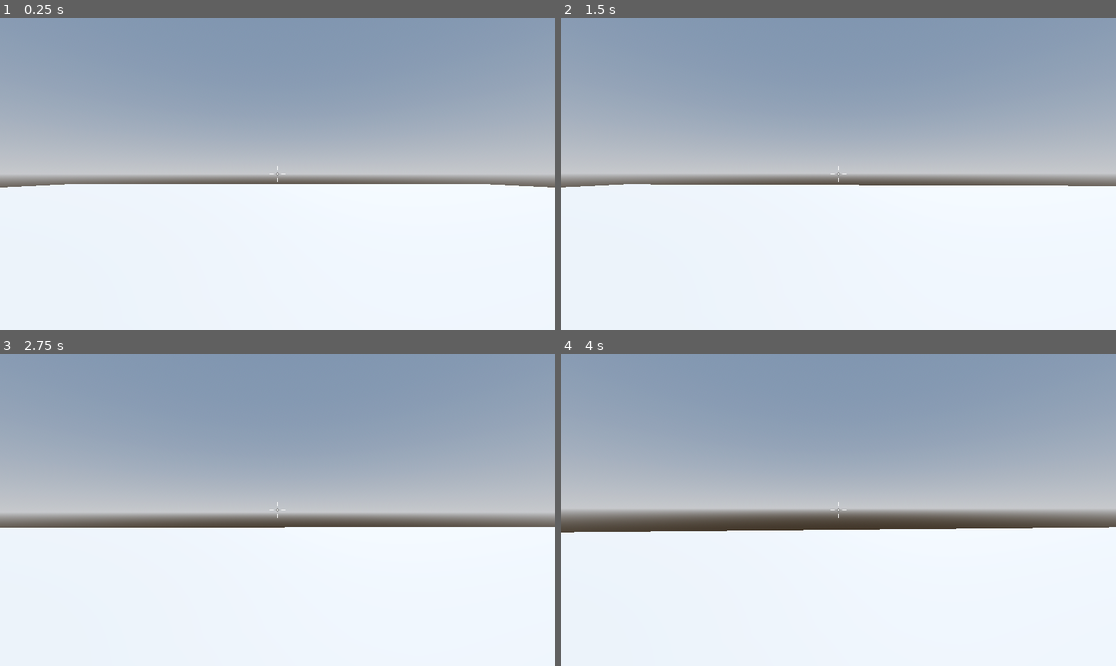
Above: before the commit, frames 1-4 (two rows, left to right).
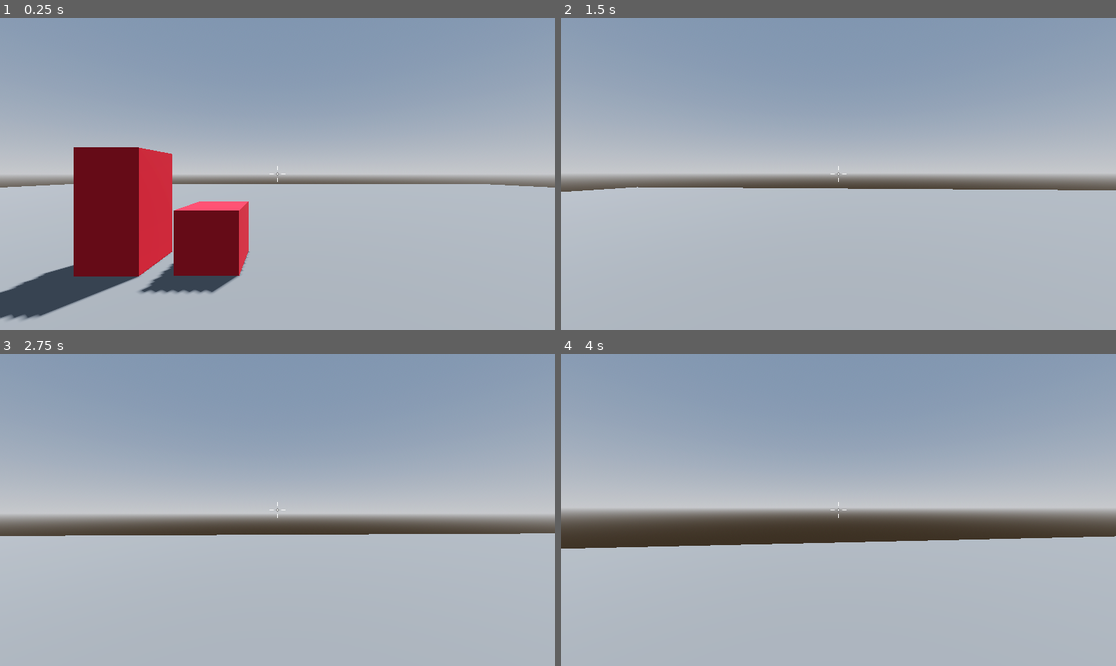
Above: after the commit, the same moments.

Repository: x-sushant-x/FPS-Shooter
Game: Godot game, scene res://Levels/SandBox.tscn
Same seed, same stepped clock (60 frames per second), same inputs: the game is played once before the commit and once after it.
Inputs (mouse positions are in pixels of both pictures, inside the frame that each line leads up to):
- Up to frame 1 (0.25 s): no input
- Up to frame 2 (1.5 s): tap Enter (ui_accept) at 0.5, 0.6, 0.77, 1.07, 1.35 s; move the mouse to (866, 174) at 0.52 s; hold W (move_forward) from 0.53 s (still down); move the mouse to (810, 174) at 1.27 s
- Up to frame 3 (2.75 s): keep holding W (move_forward); tap Enter (ui_accept) at 1.52, 1.82, 2, 2.1 s; move the mouse to (288, 503) at 2.02 s
- Up to frame 4 (4 s): keep holding W (move_forward); move the mouse to (832, 516) at 2.77 s; tap Enter (ui_accept) at 2.85, 3.02, 3.32, 3.6, 3.77 s; move the mouse to (877, 513) at 3.52 s

The runs differ from the first frame. In frame 1, 49% of the frame differs, in the area x 0-100%, y 41-100%; in frame 2, 46%; in frame 3, 44%; in frame 4, 44%.

Commit message:
Smooth Jumping

Diff:
--- a/Levels/SandBox.tscn
+++ b/Levels/SandBox.tscn
@@ -15,6 +15,12 @@
 tonemap_mode = 2
 glow_enabled = true
 
+[sub_resource type="StandardMaterial3D" id="StandardMaterial3D_0sm0g"]
+albedo_color = Color(0.356863, 0.356863, 0.356863, 1)
+
+[sub_resource type="StandardMaterial3D" id="StandardMaterial3D_pss6v"]
+albedo_color = Color(0.682353, 0.0941176, 0.160784, 1)
+
 [node name="Sandbox" type="Node3D"]
 
 [node name="WorldEnvironment" type="WorldEnvironment" parent="."]
@@ -26,7 +32,23 @@
 
 [node name="Floor" type="CSGBox3D" parent="."]
 transform = Transform3D(64, 0, 0, 0, 1, 0, 0, 0, 64, 0, -0.5, 0)
+material_override = SubResource("StandardMaterial3D_0sm0g")
 use_collision = true
 
 [node name="Player" parent="." instance=ExtResource("1_a6p4e")]
 transform = Transform3D(1, 0, 0, 0, 1, 0, 0, 0, 1, 0, 1, 0)
+
+[node name="CSGBox3D2" type="CSGBox3D" parent="."]
+transform = Transform3D(1, 0, 0, 0, 1, 0, 0, 0, 1, -2.62335, 0.5, -3.61207)
+material_override = SubResource("StandardMaterial3D_pss6v")
+use_collision = true
+
+[node name="CSGBox3D3" type="CSGBox3D" parent="."]
+transform = Transform3D(1, 0, 0, 0, 1, 0, 0, 0, 1, -2.62335, 1.46952, -3.61207)
+material_override = SubResource("StandardMaterial3D_pss6v")
+use_collision = true
+
+[node name="CSGBox3D4" type="CSGBox3D" parent="."]
+transform = Transform3D(1, 0, 0, 0, 1, 0, 0, 0, 1, -1.08643, 0.507496, -3.61207)
+material_override = SubResource("StandardMaterial3D_pss6v")
+use_collision = true
--- a/Scenes/Crosshair.gd
+++ b/Scenes/Crosshair.gd
@@ -1,4 +1,3 @@
-@tool
 extends Control
 
 func _draw():
--- a/Scenes/Player.gd
+++ b/Scenes/Player.gd
@@ -1,7 +1,9 @@
 extends CharacterBody3D
 
 const SPEED = 5.0
-const JUMP_VELOCITY = 4.5
+var jump_height : float = 1
+
+@export var fall_multiplier : float = 3.0
 
 # Get the gravity from the project settings to be synced with RigidBody nodes.
 var gravity = ProjectSettings.get_setting("physics/3d/default_gravity")
@@ -16,11 +18,15 @@
 	handle_camera_rotation()
 	# Add the gravity.
 	if not is_on_floor():
-		velocity.y -= gravity * delta
+		if velocity.y >= 0:
+			velocity.y -= gravity * delta
+		else:
+			velocity.y -= gravity * delta * fall_multiplier
 
 	# Handle jump.
 	if Input.is_action_just_pressed("ui_accept") and is_on_floor():
-		velocity.y = JUMP_VELOCITY
+		# This is the formula for projectile
+		velocity.y = sqrt(jump_height * 2 * gravity)
 
 	# Get the input direction and handle the movement/deceleration.
 	# As good practice, you should replace UI actions with custom gameplay actions.
@@ -39,7 +45,7 @@
 func _input(event):
 	if event is InputEventMouseMotion:
 		if Input.mouse_mode == Input.MOUSE_MODE_CAPTURED:
-			mouse_motion = -event.relative * 0.001
+			mouse_motion = -event.relative * 0.0015
 	if event.is_action_pressed("ui_cancel"):
 		Input.mouse_mode = Input.MOUSE_MODE_VISIBLE
 
Not shown: 1 places in Levels/SandBox.tscn that only renumber resources
